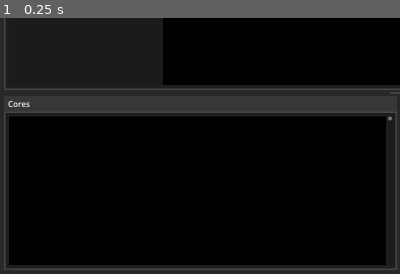
Above: before the commit, frame 1.
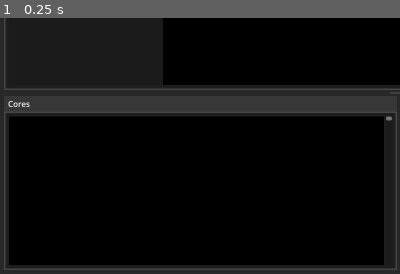
Above: after the commit, the same moment.

Repository: PatrikAAberg/dmce-gui
Game: Godot game, scene res://TraceGUI.tscn
Same seed, same stepped clock (60 frames per second), same inputs: the game is played once before the commit and once after it.
Inputs:
- Up to frame 1 (0.25 s): no input
The pictures show only the part of the screen within x 0-50%, y 50-100%; the shares and areas given below are measured in that part.

The runs differ from the first frame. In frame 1, 0.3% of the frame differs, in the area x 96-98%, y 38-97%.

Commit message:
trace: scrollbar for tchart (cores) view

Diff:
--- a/dmcetraceGUI/TChart.gd
+++ b/dmcetraceGUI/TChart.gd
@@ -44,6 +44,7 @@
 	tgui = node
 	Box = box
 	_timeline_inited = true
+	tgui.TChartVScrollBar.max_value = len(tgui.Trace[tgui.TActive].CoreList)
 
 func UpdateTimeLine():
 	if _timeline_inited:
@@ -85,6 +86,12 @@
 	xpos = GetXposFromTime(tgui.Trace[tgui.TActive].TimeLineTS[tgui.Trace[tgui.TActive].index])
 	TMarkers.UpdateMarkers(xpos, tgui.TChartXOffset)
 
+func UpdateScrollPosition():
+	if _timeline_inited:
+		var line_height = tgui.CORE_KORV_HEIGHT
+		tgui.TChart.position.y = 0 - tgui.Trace[tgui.TActive].TChartVScrollBarIndex * line_height
+
+
 func MouseLeftPressed():
 #	if Input.is_physical_key_pressed(KEY_CTRL):
 #		tgui.Trace[tgui.TActive].rulerstart = int(_get_time_from_xpos(_box_local_mouse_position().x))
--- a/dmcetraceGUI/TCoreLabels.gd
+++ b/dmcetraceGUI/TCoreLabels.gd
@@ -1,6 +1,5 @@
 extends Node2D
 
-var FChart
 var tgui
 
 # Called when the node enters the scene tree for the first time.
@@ -21,7 +20,7 @@
 	var i = 0
 	for core in tgui.Trace[tgui.TActive].CoreList:
 		var clab = Label.new()
-		clab.position.y = i * tgui.CORE_KORV_HEIGHT
+		clab.position.y = (i - tgui.Trace[tgui.TActive].TChartVScrollBarIndex) * tgui.CORE_KORV_HEIGHT
 		clab.text = "Core " + str(core)
 		var lsettings = LabelSettings.new()
 		lsettings.font_size = tgui.CORE_KORV_HEIGHT - 2
--- a/dmcetraceGUI/TraceGUI.gd
+++ b/dmcetraceGUI/TraceGUI.gd
@@ -485,8 +485,8 @@
 		# dev state, uncomment for release:
 		if len(OS.get_cmdline_args()) == 2 and OS.get_cmdline_args()[1] == "--dev":
 			print("dmce-wgui: development mode")
-#			LoadTrace('/home/pat/agtrace/dmce-trace-ag.7649.zip', "bundle")
-#			_show_all_cores(0)
+			LoadTrace('/home/pat/agtrace/dmce-trace-ag.7649.zip', "bundle")
+			_show_all_cores(0)
 
 	TChartTab.set_tab_title(0, "Cores")
 	FTab.set_tab_title(0, "Functions")
@@ -1026,8 +1026,9 @@
 	FChart.UpdateScrollPosition()
 
 func _tchartvscrollbar_value_changed(val):
-	Trace[TActive].TCHartVScrollBarIndex = TChartVScrollBar.value
+	Trace[TActive].TChartVScrollBarIndex = TChartVScrollBar.value
 	TChart.UpdateScrollPosition()
+	TCoreLabels.Init(self)
 
 func _open_trace_selected(file):
 	if _open_trace_mode == "file":
--- a/dmcetraceGUI/TraceGUI.tscn
+++ b/dmcetraceGUI/TraceGUI.tscn
@@ -290,6 +290,7 @@
 layout_mode = 2
 
 [node name="TChartPanel" type="PanelContainer" parent="Background/VSplitTop/VSplitBot/TCMovieHSplitContainer/TChartTab/TChartHBoxContainer"]
+clip_contents = true
 layout_mode = 2
 size_flags_horizontal = 3
 theme_override_styles/panel = SubResource("StyleBoxFlat_a3unn")
@@ -305,7 +306,11 @@
 script = ExtResource("6_peopc")
 
 [node name="TChartVScrollBar" type="VScrollBar" parent="Background/VSplitTop/VSplitBot/TCMovieHSplitContainer/TChartTab/TChartHBoxContainer"]
-layout_mode = 2
+custom_minimum_size = Vector2(12, 0)
+layout_mode = 2
+size_flags_horizontal = 8
+max_value = 10.0
+step = 1.0
 
 [node name="MovieContainer" type="VBoxContainer" parent="Background/VSplitTop/VSplitBot/TCMovieHSplitContainer"]
 layout_mode = 2
